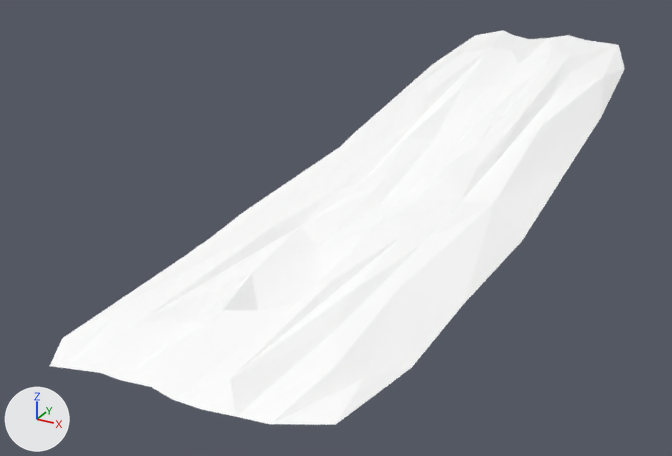
Two versions of the glTF model public/siege/scifi/desert_SM_Env_DirtRoad_Slope_Up_01.gltf, one commit apart.
The view is the same before and after, from a 50 mm lens placed at (3.59, -8.23, 3.36), pointed at (-0.57, -0.67, -0.42). Arrows for +X, +Y and +Z are at lower left; the lights stay in place. The picture after the commit comes second. Where no turn or scale is listed for an object, it has been applied to the vertices.

Names of what the first picture shows: 'SM_Env_DirtRoad_Slope_Up_01'.
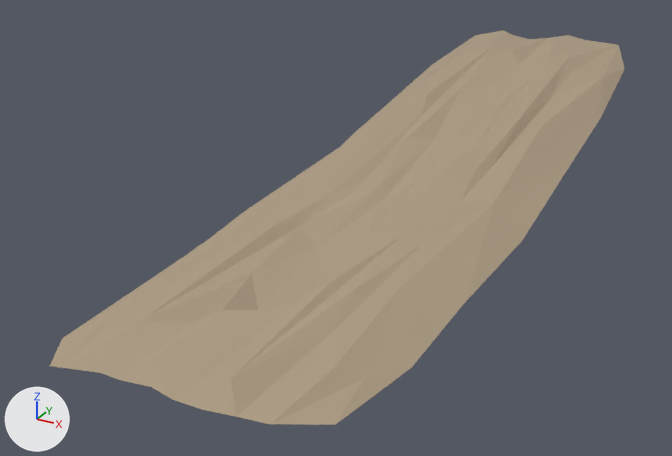
What differs and where, as boxes [x1, y1, x2, y2] in the pictures (672 x 456 px):
'SM_Env_DirtRoad_Slope_Up_01', surface changed (white to beige)
    both: [50, 30, 625, 425]

Edits to the bpy script that builds the scene:
```text
Add img_polygonnaturebiomess2_ariddesert_texture_01:
    img_polygonnaturebiomess2_ariddesert_texture_01 = load_image('PolygonNatureBiomesS2_AridDesert_Texture_01', 'PolygonNatureBiomesS2_AridDesert_Texture_01.webp', 4096, 4096, 'sRGB')
Change mat_lambert1911:
    remove mat_lambert1911.base_color = (1.0, 1.0, 1.0)  # white #ffffff
    add mat_lambert1911.texture = img_polygonnaturebiomess2_ariddesert_texture_01
```
